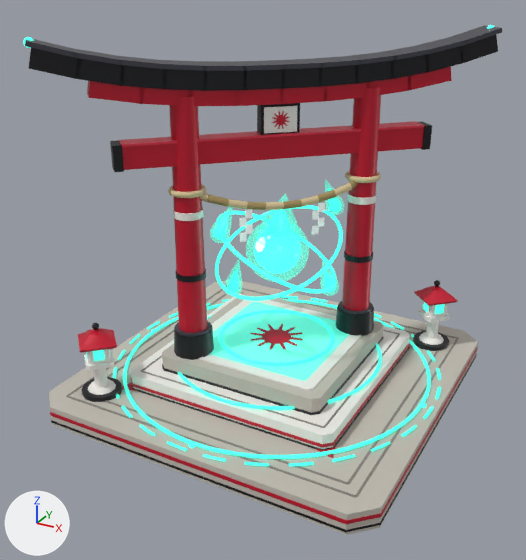
The glTF model ra3/models/glb/JapanKitsuneShrine.glb: old version first, new version second.
One viewpoint serves both versions: a 50 mm camera at (5.36, -10.25, 7.11) aimed at (-0.03, -0.45, 2.21). The lights are fixed; the arrows at lower left show +X, +Y and +Z. The first picture is the older version. Where no turn or scale is listed for an object, it has been applied to the vertices. Vertices at exactly the same position are counted once.

In view in the first picture: 'Base', 'Emitter'.
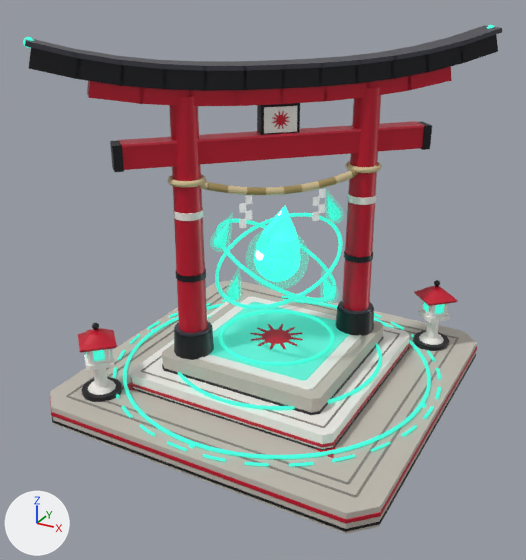
Boxes [x1, y1, x2, y2] around the edits, measured in the pictures (526 x 560 px; the box of a moved part takes in the faces that stretch with it):
'Base', recoloured, reshaped
    before: [23, 25, 502, 535]
    after: [23, 25, 502, 534]
'Emitter', recoloured, surface changed, reshaped, moved
    before: [210, 179, 345, 301]
    after: [210, 188, 344, 309]
part 1 of me_base, moved or reshaped
    before: [168, 184, 206, 198]
    after: [168, 174, 206, 188]
part 2 of me_base, moved or reshaped
    before: [345, 171, 381, 183]
    after: [345, 161, 382, 173]
part 3 of me_base, moved or reshaped
    before: [245, 209, 252, 219]
    after: [245, 195, 252, 204]
part 4 of me_base, moved or reshaped
    before: [239, 217, 246, 227]
    after: [239, 203, 246, 213]
part 5 of me_base, moved or reshaped
    before: [246, 224, 252, 234]
    after: [245, 210, 252, 220]
part 6 of me_base, moved or reshaped
    before: [240, 233, 247, 242]
    after: [239, 219, 246, 228]
part 7 of me_base, moved or reshaped
    before: [318, 202, 325, 212]
    after: [319, 188, 326, 198]
part 8 of me_base, moved or reshaped
    before: [312, 211, 319, 220]
    after: [313, 197, 320, 206]
part 9 of me_base, moved or reshaped
    before: [318, 217, 325, 227]
    after: [318, 204, 325, 213]
part 10 of me_base, moved or reshaped
    before: [312, 225, 319, 235]
    after: [312, 212, 319, 221]
part 11 of me_base, moved or reshaped (mostly hidden)
    before: [200, 193, 210, 202]
    after: [199, 181, 209, 190]
part 12 of me_base, moved or reshaped (mostly hidden)
    before: [349, 181, 358, 188]
    after: [350, 170, 358, 177]
part 13 of me_base, moved or reshaped
    before: [208, 195, 229, 207]
    after: [208, 182, 228, 193]
part 14 of me_base, moved or reshaped
    before: [334, 183, 352, 197]
    after: [334, 171, 353, 184]
part 15 of me_base, moved or reshaped
    before: [228, 199, 266, 210]
    after: [228, 186, 266, 195]
part 16 of me_base, moved or reshaped
    before: [300, 190, 336, 207]
    after: [301, 177, 336, 192]
part 17 of me_base, moved or reshaped
    before: [265, 199, 302, 210]
    after: [266, 185, 302, 195]
part 18 of me_emitter, moved or reshaped
    before: [261, 193, 299, 234]
    after: [262, 205, 298, 242]
part 19 of me_emitter, recoloured
    before: [261, 193, 299, 233]
    after: [262, 205, 298, 242]

Diff of the bpy script that builds the scene:
```diff
--- a/ra3/models/glb/JapanKitsuneShrine.glb.py
+++ b/ra3/models/glb/JapanKitsuneShrine.glb.py
@@ mat_teal @@
 mat_teal = principled_material('teal')
-mat_teal.base_color = (0.0497, 0.745, 0.558)  # cyan #3fe0c5
+mat_teal.base_color = (0.00605, 0.376, 0.27)  # cyan #12a58e
 mat_teal.roughness = 0.25
-mat_teal.emission_color = (0.0621, 0.932, 0.698)  # cyan #46f7da
+mat_teal.emission_color = (0.0497, 0.745, 0.558)  # cyan #3fe0c5
 mat_teal.emission_strength = 1.0
@@ mat_teal_floor @@
 mat_teal_floor = principled_material('teal_floor')
-mat_teal_floor.base_color = (0.212, 0.815, 0.672)  # cyan #7fe9d6
-mat_teal_floor.emission_color = (0.0273, 0.41, 0.307)  # cyan #2eac96
+mat_teal_floor.base_color = (0.114, 0.624, 0.509)  # cyan #5fcfbd
+mat_teal_floor.emission_color = (0.0174, 0.261, 0.195)  # cyan #248c7a
 mat_teal_floor.emission_strength = 1.0
@@ mat_teal_ripple @@
 mat_teal_ripple = principled_material('teal_ripple')
-mat_teal_ripple.base_color = (0.0497, 0.745, 0.558)  # cyan #3fe0c5
+mat_teal_ripple.base_color = (0.00605, 0.376, 0.27)  # cyan #12a58e
 mat_teal_ripple.roughness = 0.3
@@ mat_teal_orb @@
 mat_teal_orb.emission_color = (0.0667, 1.0, 0.749)  # cyan #49ffe0
-mat_teal_orb.emission_strength = 1.193
+mat_teal_orb.emission_strength = 1.0
@@ mat_teal_veil @@
 mat_teal_veil = principled_material('teal_veil')
-mat_teal_veil.base_color = (0.0497, 0.745, 0.558)  # cyan #3fe0c5
-mat_teal_veil.roughness = 0.2
-mat_teal_veil.alpha = 0.32
-mat_teal_veil.emission_color = (0.0447, 0.671, 0.503)  # cyan #3cd6bc
+mat_teal_veil.base_color = (0.00605, 0.376, 0.27)  # cyan #12a58e
+mat_teal_veil.roughness = 0.7
+mat_teal_veil.alpha = 0.25
+mat_teal_veil.emission_color = (0.0398, 0.596, 0.447)  # cyan #38cbb2
 mat_teal_veil.emission_strength = 1.0
@@ me_base @@
-me_base.from_pydata(...)  # 3902 vertices, 6888 faces; spans x -3.01..3.01, y -3.01..3.01, z 0.0..6.14
+me_base.from_pydata(...)  # 3902 vertices, 6888 faces; spans x -3.0..3.0, y -3.0..3.0, z 0.0..6.14
+# me_base part 1: the loose piece of 96 vertices spanning x -1.37..-0.76, y -1.37..-0.76, z 3.74..3.82 is moved by (0.0, 0.0, 0.17)
+# me_base part 2: the loose piece of 96 vertices spanning x 0.76..1.37, y 0.76..1.37, z 3.74..3.82 is moved by (0.0, 0.0, 0.17)
+# me_base part 3: the loose piece of 8 vertices spanning x -0.25..-0.16, y -0.64..-0.55, z 3.32..3.47 is moved by (0.0, 0.0, 0.24)
+# me_base part 4: the loose piece of 8 vertices spanning x -0.32..-0.24, y -0.71..-0.62, z 3.19..3.34 is moved by (0.0, 0.0, 0.24)
+# me_base part 5: the loose piece of 8 vertices spanning x -0.25..-0.16, y -0.64..-0.55, z 3.06..3.21 is moved by (0.0, 0.0, 0.24)
+# me_base part 6: the loose piece of 8 vertices spanning x -0.32..-0.24, y -0.71..-0.62, z 2.93..3.08 is moved by (0.0, 0.0, 0.24)
+# me_base part 7: the loose piece of 8 vertices spanning x 0.62..0.71, y 0.24..0.32, z 3.32..3.47 is moved by (0.0, 0.0, 0.24)
+# me_base part 8: the loose piece of 8 vertices spanning x 0.55..0.64, y 0.16..0.25, z 3.19..3.34 is moved by (0.0, 0.0, 0.24)
+# me_base part 9: the loose piece of 8 vertices spanning x 0.62..0.71, y 0.24..0.32, z 3.06..3.21 is moved by (0.0, 0.0, 0.24)
+# me_base part 10: the loose piece of 8 vertices spanning x 0.55..0.64, y 0.16..0.25, z 2.93..3.08 is moved by (0.0, 0.0, 0.24)
+# me_base part 11: all 9 vertices in x -1.09..-1.04, y -1.12..-1.0, z 3.72..3.84 are moved by (0.0, 0.0, 0.17)
+# me_base part 12: all 9 vertices in x 1.0..1.12, y 1.04..1.09, z 3.72..3.84 are moved by (0.0, 0.0, 0.17)
+# me_base part 13: all 17 vertices in x -0.52..-0.44, y -0.85..-0.74, z 3.52..3.65 are moved by (0.0, 0.0, 0.22)
+# me_base part 14: all 17 vertices in x 0.74..0.85, y 0.44..0.52, z 3.52..3.65 are moved by (0.0, 0.0, 0.22)
+# me_base part 15: 17 of the vertices in x -0.29..-0.2, y -0.66..-0.55, z 3.46..3.59 are moved by (0.0, 0.0, 0.24)
+# me_base part 16: 17 of the vertices in x 0.56..0.66, y 0.2..0.29, z 3.46..3.59 are moved by (0.0, 0.0, 0.24)
+# me_base part 17: all 51 vertices in x -0.06..0.45, y -0.45..0.06, z 3.42..3.56 are moved by (0.0, 0.0, 0.25)
+# other edits to the shape of me_base do not show in these pictures
 me_base.materials.append(mat_stone)
@@ me_emitter @@
 me_emitter.from_pydata(...)  # 2144 vertices, 4184 faces; spans x -1.14..1.14, y -1.14..1.14, z -0.92..1.13
+# me_emitter part 18: 65 vertices moved from x -0.37..0.39, y -0.38..0.38, z 0.27..1.03 to x -0.37..0.39, y -0.38..0.38, z 0.25..0.98
+# me_emitter part 19: 160 faces spanning x -0.37..0.39, y -0.38..0.38, z -0.05..0.98 switch from mat_teal_veil (cyan #3fe0c5, glowing cyan #3cd6bc) to mat_teal_orb (cyan #1fbfa5, glowing cyan #48fbdd)
 me_emitter.materials.append(mat_teal_core)
@@ ob_emitter @@
 ob_emitter = bpy.data.objects.new('Emitter', me_emitter)
-ob_emitter.location = (0.0, 0.0, 2.6)
+ob_emitter.location = (0.0, 0.0, 2.45)
```
